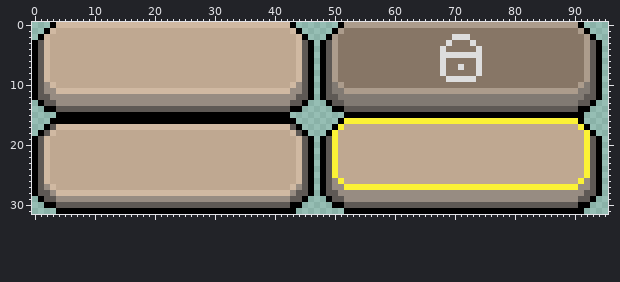
Pixel-art file, stored at Assets/Objects/UI/buttons/ItemsButton.aseprite. That is the earlier state.
96x32 pixels, 1 frame. Colours within 5 levels of each other are drawn and written as one.
Now the later version:
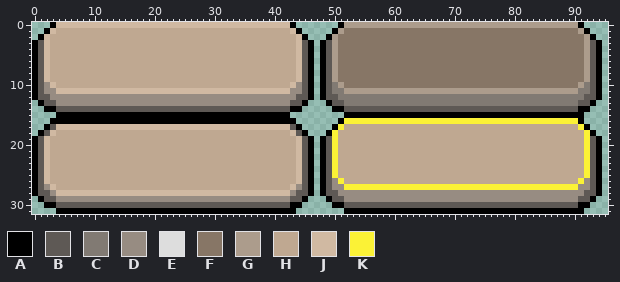
Palette (. is transparent): A #000000  B #5e5955  C #817a73  D #978c82  E #dddddd  F #877666  G #ac9c8c  H #bfa891  J #d0b9a2  K #fbf236
Changes in this commit:
y 2: x 70..72 EEE -> FFF
y 3: x 69 E -> F; x 73 E -> F
y 4: x 68 E -> F; x 74 E -> F
y 5: x 68..74 EEEEEEE -> FFFFFFF
y 6: x 68 E -> F; x 74 E -> F
y 7: x 68 E -> F; x 71 E -> F; x 74 E -> F
y 8: x 68 E -> F; x 74 E -> F
y 9: x 69..73 EEEEE -> FFFFF
Boxes around the changes in both pictures, in picture pixels (x1, y1, x2, y2):
changed: (440, 34, 482, 82)
